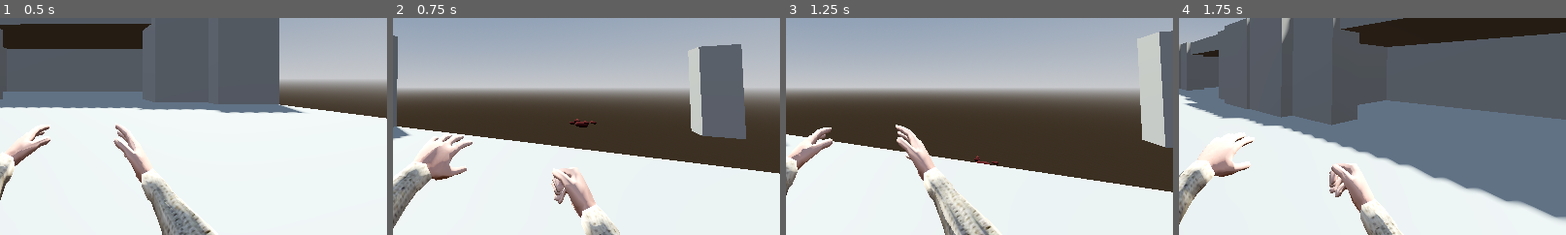
Above: before the commit, frames 1-4 (left to right).
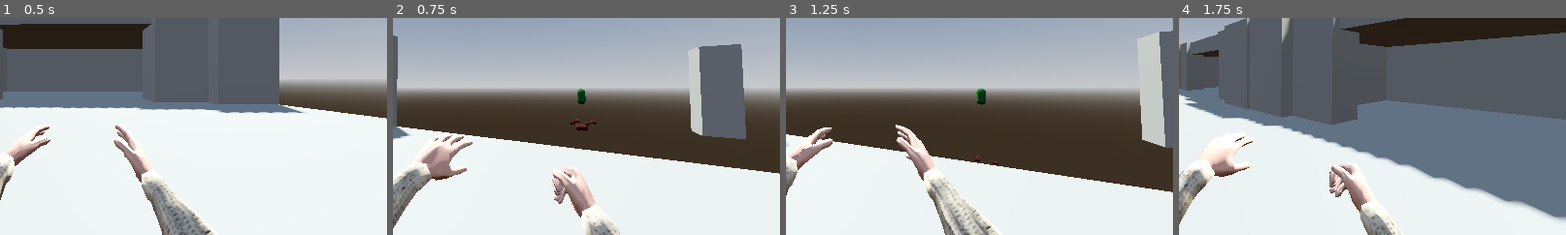
Above: after the commit, the same moments.

Repository: lungcollapser/record
Game: Godot game, scene res://scenes/world.tscn
The game is run twice, just before and just after one commit, with the same random seed, the same clock (stepped at 60 frames per second) and the same inputs.
Inputs (mouse positions are % of the whole screen's width and height, from its top left):
- Up to frame 1 (0.5 s): no input
- Up to frame 2 (0.75 s): tap Enter (ui_accept) at 0.5 s; move the mouse to (55, 50) at 0.52 s; press the mouse at (55, 50) at 0.53 s; hold W (forward) from 0.53 s (still down)
- Up to frame 3 (1.25 s): keep holding W (forward); tap Enter (ui_accept) at 0.77 s; tap Ctrl (crouch) at 0.8 s
- Up to frame 4 (1.75 s): keep holding W (forward); move the mouse to (45, 50) at 1.27 s; release the mouse at (45, 50) at 1.28 s; tap Ctrl (crouch) at 1.35 s; tap Enter (ui_accept) at 1.52 s; click (45, 50) at 1.55 s
The pictures show only the part of the screen within x 40-90%, y 36-86%; the shares and areas given below are measured in that part.

Frame 1 is identical in both runs. In frame 2, 0.3% of the frame differs, in the area x 47-53%, y 32-53%; in frame 3, 0.2%; in frame 4, nothing differs.

Commit message:
collisionprecision

Diff:
--- a/project.godot
+++ b/project.godot
@@ -21,6 +21,7 @@
 BloodBar="*res://scenes/blood_bar.tscn"
 DeadBodyParts="*res://scenes/dead_body_parts.tscn"
 DeadBody="*res://scenes/dead_body.tscn"
+Enemy="*res://scenes/enemy.tscn"
 
 [display]
 
--- a/scenes/dead_body.tscn
+++ b/scenes/dead_body.tscn
@@ -1,6 +1,4 @@
-[gd_scene load_steps=6 format=3 uid="uid://cfqnnebvepiiw"]
-
-[ext_resource type="Script" path="res://scripts/dead_body.gd" id="1_lgvr2"]
+[gd_scene load_steps=5 format=3 uid="uid://cfqnnebvepiiw"]
 
 [sub_resource type="PhysicsMaterial" id="PhysicsMaterial_03anv"]
 friction = 0.45
@@ -16,13 +14,12 @@
 transform = Transform3D(1, 0, 0, 0, 1, 0, 0, 0, 1, 0, 0.390282, 0)
 mass = 0.235
 physics_material_override = SubResource("PhysicsMaterial_03anv")
-script = ExtResource("1_lgvr2")
 
-[node name="MeshInstance3D" type="MeshInstance3D" parent="."]
+[node name="deadbodymesh" type="MeshInstance3D" parent="."]
 transform = Transform3D(0.73, 0, 0, 0, -3.19093e-08, -0.73, 0, 0.73, -3.19093e-08, 0, 0, 0)
 mesh = SubResource("CapsuleMesh_2m3ne")
 surface_material_override/0 = SubResource("StandardMaterial3D_ua2is")
 
-[node name="CollisionShape3D" type="CollisionShape3D" parent="."]
+[node name="deadbodyshape" type="CollisionShape3D" parent="."]
 transform = Transform3D(1, 0, 0, 0, -4.37114e-08, -1, 0, 1, -4.37114e-08, 0, 0, 0)
 shape = SubResource("CapsuleShape3D_eh13d")
--- a/scenes/enemy.tscn
+++ b/scenes/enemy.tscn
@@ -9,7 +9,7 @@
 
 [sub_resource type="CapsuleShape3D" id="CapsuleShape3D_wf8db"]
 
-[sub_resource type="SphereShape3D" id="SphereShape3D_ud0o8"]
+[sub_resource type="BoxShape3D" id="BoxShape3D_quxr8"]
 
 [node name="Enemy" type="CharacterBody3D"]
 script = ExtResource("1_c05o7")
@@ -24,11 +24,11 @@
 shape = SubResource("CapsuleShape3D_wf8db")
 
 [node name="EnemyArea" type="Area3D" parent="."]
-transform = Transform3D(7.135, 0, 0, 0, 7.135, 0, 0, 0, 7.135, 0, -0.471177, 0)
+transform = Transform3D(9.195, 0, 0, 0, 9.195, 0, 0, 0, 9.195, 0, -0.471177, 0)
 
 [node name="EnemyShape" type="CollisionShape3D" parent="EnemyArea"]
 transform = Transform3D(1, 0, 0, 0, 1, 0, 0, 0, 1, 0, 0.25619, 0)
-shape = SubResource("SphereShape3D_ud0o8")
+shape = SubResource("BoxShape3D_quxr8")
 
 [node name="EnemyNavigation" type="NavigationAgent3D" parent="."]
 path_height_offset = 0.75
--- a/scenes/fps_character.tscn
+++ b/scenes/fps_character.tscn
@@ -1,7 +1,7 @@
 [gd_scene load_steps=4 format=3 uid="uid://cneiraorx7bmt"]
 
 [ext_resource type="PackedScene" uid="uid://c3ebym01kx5d" path="res://assets/fps_character.glb" id="1_32wxt"]
-[ext_resource type="Script" path="res://scenes/fps_character.gd" id="2_d87w8"]
+[ext_resource type="Script" path="res://scripts/fps_character.gd" id="2_d87w8"]
 
 [sub_resource type="SphereShape3D" id="SphereShape3D_5b7bb"]
 
@@ -37,9 +37,9 @@
 bones/23/rotation = Quaternion(0.48938, -0.0225777, 0.0837412, 0.867747)
 bones/24/rotation = Quaternion(-0.117553, 0.020484, -0.0666149, 0.990618)
 
-[node name="Area3D" type="Area3D" parent="." index="2"]
+[node name="fpsarmsarea" type="Area3D" parent="." index="2"]
 transform = Transform3D(0.185, 0, 0, 0, 0.185, 0, 0, 0, 0.185, -0.121025, 1.27666, 0.46734)
 
-[node name="CollisionShape3D" type="CollisionShape3D" parent="Area3D" index="0"]
+[node name="fpsarmsshape" type="CollisionShape3D" parent="fpsarmsarea" index="0"]
 transform = Transform3D(1, 0, 0, 0, 1, 0, 0, 0, 1, -0.29358, 1.58446, 0.533924)
 shape = SubResource("SphereShape3D_5b7bb")
--- a/scenes/world.tscn
+++ b/scenes/world.tscn
@@ -33,12 +33,11 @@
 shadow_enabled = true
 directional_shadow_split_1 = 0.0
 
-[node name="deadbody3" parent="." instance=ExtResource("2_cjb3p")]
+[node name="deadbody" parent="." instance=ExtResource("2_cjb3p")]
 transform = Transform3D(1, 0, 0, 0, 1, 0, 0, 0, 1, -48.7849, 1.49676, -11.1404)
 
 [node name="Enemy" parent="." instance=ExtResource("5_nv0q6")]
 transform = Transform3D(1, 0, 0, 0, 1, 0, 0, 0, 1, -62.7989, 1.08593, -1.2927)
-player_path = NodePath("")
 
 [node name="Player" parent="." instance=ExtResource("2_2w5k3")]
 transform = Transform3D(1, 0, 0, 0, 1, 0, 0, 0, 1, -32.2594, 1.96219, 1.10493)
--- a/scripts/dead_body.gd
+++ b/scripts/dead_body.gd
@@ -1 +1,7 @@
-extends RigidBody3D
+extends Player
+
+
+func _process(delta: float) -> void:
+	if dead_body_check != null:
+		visible = false
+		collision_mask = 3
--- a/scripts/enemy.gd
+++ b/scripts/enemy.gd
@@ -4,7 +4,7 @@
 var enemy_health = 100
 var player
 var player_area
-var target = null
+var target
 @export var player_path : NodePath
 @onready var nav_agent = $EnemyNavigation
 @onready var enemy_area = $EnemyArea
@@ -13,15 +13,18 @@
 	player = get_tree().get_nodes_in_group("player")[0]
 	player_area = get_tree().get_nodes_in_group("player_area")
 
-func _physics_process(delta: float) -> void:
-	if target != null:
+func _physics_process(_delta: float) -> void:
+	enemy_chase()
+
+
+func enemy_chase():
+	if target == Player:
 		await get_tree().physics_frame
-		nav_agent.set_target_position(player.global_transform.origin)
-		var velocity = (nav_agent.get_next_path_position() - transform.origin).normalized() * ENEMY_SPEED
+		nav_agent.set_target_position(player.global_position)
+		var velocity = (nav_agent.get_next_path_position() - global_position).normalized() * ENEMY_SPEED
 		move_and_collide(velocity)
 
 
 func _on_enemy_area_body_entered(body: Node3D):
 	if body is Player:
-		target != null
-		print("aodkjaopiwd")
+		target = Player
--- a/scripts/playerbody.gd
+++ b/scripts/playerbody.gd
@@ -5,6 +5,7 @@
 var max_endurance = clamp(100, 0, 100)
 var endurance_check
 var player_health = clamp(100, 0, 100)
+const CROUCH_SPEED = 1.5
 const WALK_SPEED = 2.0
 const JOG_SPEED = 5.0
 const SPRINT_SPEED = 7.0
@@ -13,6 +14,7 @@
 var picked_up_object
 var pull_power = 6
 var receptacle_amount = 1
+var dead_body_check = null
 
 # Headbob variables
 const BOB_FREQ = 2.0
@@ -26,6 +28,7 @@
 @onready var hold = $Head/Camera3D/Hold
 @onready var player_mesh = $PlayerMesh
 @onready var player_shape = $PlayerShape
+@onready var fps_arms = $Head/Camera3D/fps_character/fpsarmsarea/fpsarmsshape
 @onready var dead_body_parts = preload("res://scenes/dead_body_parts.tscn").instantiate()
 @onready var human_receptacle = preload("res://scenes/human_receptacle.tscn").instantiate()
 
@@ -68,10 +71,10 @@
 
 	var dismember_collider = pick_up.get_collider()
 	if Input.is_action_just_pressed("attack") and dismember_collider != null and dismember_collider.is_in_group("Dismember"):
+		DeadBody.visible = true
+		DeadBody.collision_mask = 3
 		get_parent().add_child(dead_body_parts)
 		dead_body_parts.global_position = hold.global_position
-		DeadBody.visible = false
-		DeadBody.collision_mask = 3
 
 
 
@@ -89,7 +92,7 @@
 	if picked_up_object == human_receptacle:
 		pull_power = 2
 	if picked_up_object == dead_body_parts:
-		pull_power = 8
+		pull_power = 7
 
 	if max_endurance > 0:
 		endurance_check = true
@@ -97,6 +100,7 @@
 		endurance_check = false
 
 	if Input.is_action_pressed("crouch"):
+		speed = CROUCH_SPEED
 		player_mesh.position.y = 0.2
 		player_shape.position.y = 0.2
 		endurance_check = false
--- a/signalsandevents/events.tscn
+++ /dev/null
@@ -1,6 +0,0 @@
-[gd_scene load_steps=2 format=3 uid="uid://b0dqxlx3suct5"]
-
-[ext_resource type="Script" path="res://events.gd" id="1_di4y0"]
-
-[node name="Events" type="Node"]
-script = ExtResource("1_di4y0")
Renamed: scenes/fps_character.gd -> scripts/fps_character.gd
